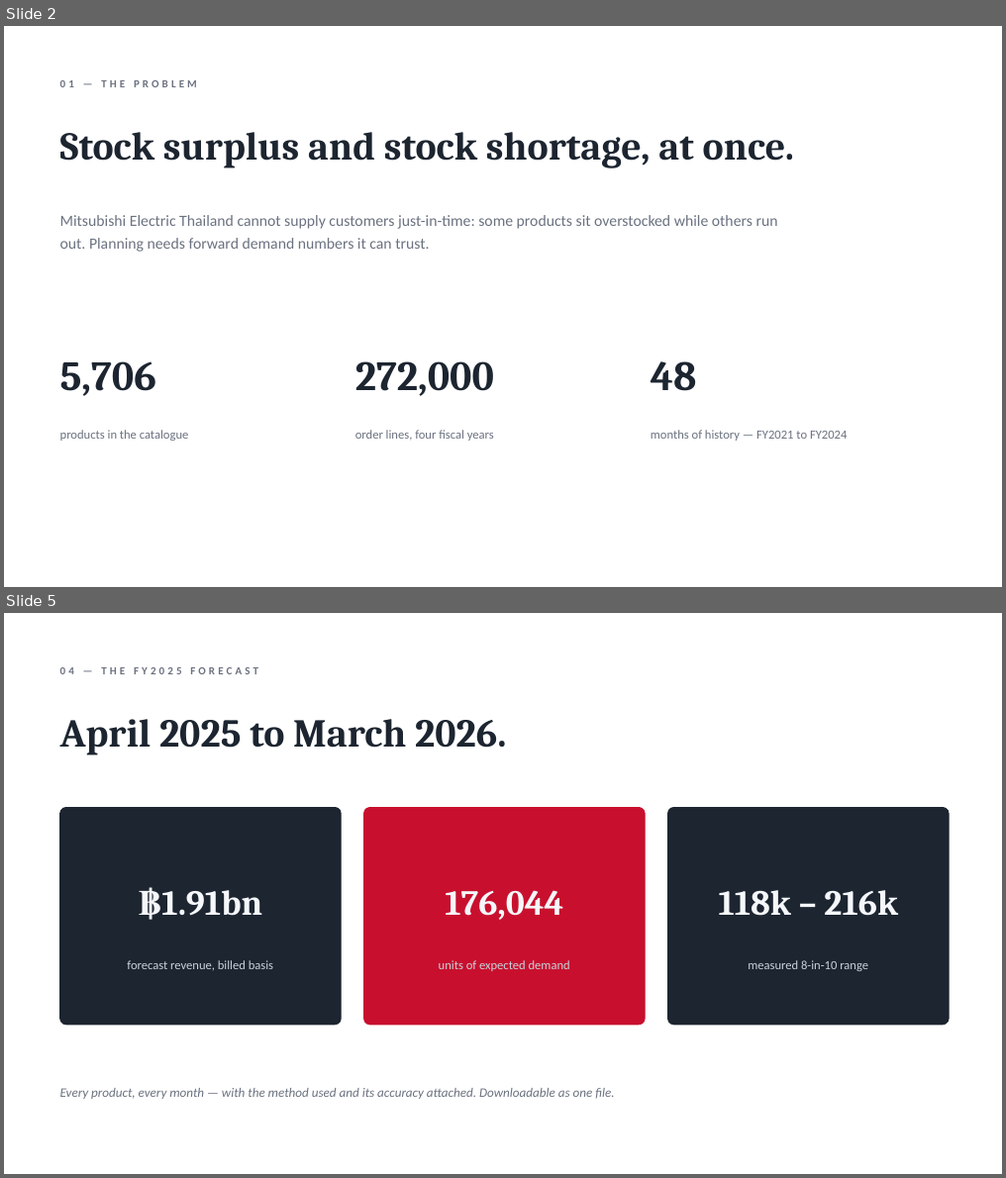
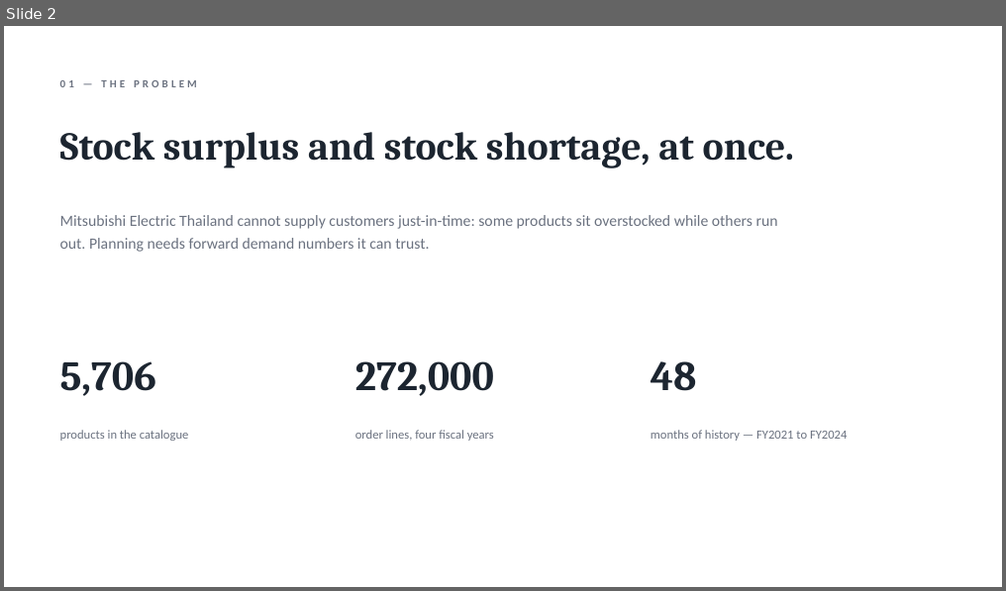
Before and after one commit to DokkDokki/SOE-105, a slide deck: presentation/FY2025_progress_report.pptx. Shown one above the other, each under a label of ours: slides 2 and 5 before the commit, slide 2 after it; the slides between them are not shown. The pictures are 1006x1178 and 1006x591 pixels, drawn with LibreOffice and Linux fonts; fonts in the diff are those of the drawing. Boxes give left, top, right and bottom in pixels: in the first picture for what was removed or moved away, otherwise in the second. Text is boxed around its words. In the diff, an @@ line names an element or a change of style, - is before the commit and + after.

```diff
--- a/presentation/FY2025_progress_report.pptx
+++ b/presentation/FY2025_progress_report.pptx
@@ slide 5 removed at [4,613,1002,1174], background #FFFFFF @@
@@ text removed at [60,667,258,674] @@
-04 — THE FY2025 FORECAST
@@ text removed at [60,719,506,756] @@
-April 2025 to March 2026.
@@ rounded rectangle removed at [60,808,341,1025] @@
@@ rounded rectangle removed at [364,808,645,1025] @@
@@ rounded rectangle removed at [668,808,948,1025] @@
@@ text removed at [139,887,262,920] @@
-฿1.91bn
@@ text removed at [445,890,563,920] @@
-176,044
@@ text removed at [719,890,898,916] @@
-118k – 216k
@@ text removed at [127,960,273,970] @@
-forecast revenue, billed basis
@@ text removed at [439,960,570,971] @@
-units of expected demand
@@ text removed at [747,960,868,971] @@
-measured 8-in-10 range
@@ text removed at [60,1088,614,1099] @@
-Every product, every month — with the method used and its accuracy attached. Downloadable as one file.
```
Also in this commit, not shown: 3 slides changed, 7 slides added, 7 other slides removed, 3 other files.
